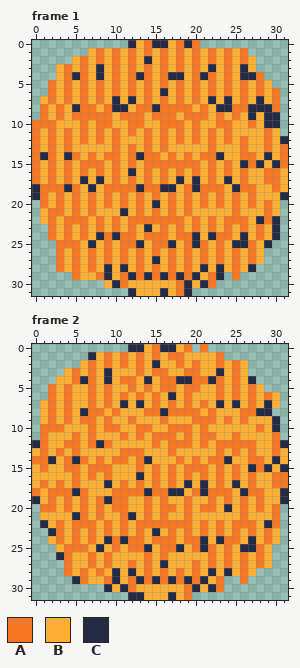
Two states of a pixel-art file, raw/environment-spot.aseprite. That is the earlier state.
32x32 pixels, 2 frames. Shown: frame 1, frame 2.
Visible layers, top first: "firedetails", "firebg".
Palette (. is transparent): A #f77622  B #feae34  C #262b44
Pixels before, frame 1, first column x 0:
 0 ............CBACCBACA...........
 1 .......BABABABABABABABABABA.....
 2 .....BABABABABCBABABABABABAB....
 3 ...BABABCBABABABABABABCBABCB....
 4 ...BACABCBABACABACCBACABABCCA...
 5 ..ABABABABABABABABABABABABABAB..
 6 ..ABABABABABABABCBABABABABABABA.
 7 .BABABABABCBCBABABABABCBCBABCBA.
 8 .ABABCAABACCBAACAAAABABCCAACCCA.
 9 .ABABAAAAABAAABAAABAAABABABCBCC.
10 AAABBBABAABBAABBAAABABBAABBABCC.
11 ABABABABABABABABABABABABABBBBAB.
12 ABABABABABABBBABABABABABABABBABC
13 ABABABBBBBABABABABBBBBABBBABBABA
14 ACABCABABAABACAABABABAACBBAABCBA
15 ABABABAAABABABAAAAAAABABABCACBCA
16 ABABABABABABCBABABABABABABABBAAB
17 ABABABCBCBABABABABCBCBABCBABBAAB
18 CAAACABCBAAAACAACCBACAAABCAABBAB
19 CABABABABABABABABABABABABABABBBC
20 .ABABABABABABABCBABABABABABABAB.
21 .BAABABABBBCBABABABABBBBBABBBAB.
22 .BABAAABABABAAAAAAABABABAAABCAC.
23 ..ABABABABABABCBABABABABABABABC.
24 ..ABABABCACAABAAABAACBCAABCBABC.
25 ...AAABCBABAACBAACBACABABCCABC..
26 ...ABABABABABABABABABABABABAB...
27 ...ABABABABABABCBABABABABABAB...
28 ...ABABABCBCBABABABABCBCBABC....
29 .....ABBACBACACACACACBAC.A......
30 .........BCABBBBBBACBCA.........
31 ............CBBBCBAC............
Pixels before, frame 2, first column x 0:
 0 ............CCBACCBA.A..........
 1 .......CBABABABABAABBBBA........
 2 ......BABABABABCBBABABBABAB.....
 3 ....BABABCBBBABAABBAABBCBAB.....
 4 ...BBACABCBAABCBAACCAACABABC....
 5 ..ABABBABABBABABAABAABBABABAB...
 6 ..ABABBABABABABABCBABBBABABABAB.
 7 .BABABBABABCBCBABABABABCBCBABCB.
 8 .BABABCAABABBBAACAAAABABBBAACC..
 9 .BABABAABABBABBBABBBAAABABABBBC.
10 .AAABBBABAABBAABBAAABABBBBBBABC.
11 .ABBBABABBBABABAAABABAABBABBBBA.
12 CABBAABACABBBBBABAAABABAAAAABBAC
13 BABABABBBBBAAABBBABBBBBABABABBAB
14 AACBACABABAABACBBBABABAACBBAABCB
15 BABBAABAAABBBABABABAAABABABCACBC
16 BBBBBABABABBBCBABABABABABABABBAA
17 BABABABBBCBABABABABCBCBABCBABBAA
18 ABAAACABBBAAAACAACCBACAAABCAABBC
19 CBABABABACAABBABABBABBABABABABBC
20 .AABABABABAABBABAABABAABCBABABA.
21 .BBBBCABABBACBABABBABBBBBBABBBA.
22 .CBABAAABABABAAAAAAABABABAAABCA.
23 ..CABABABABABABCBABABABABABABAB.
24 ..BABABABCACAABAAABAACBCAABCBAB.
25 ...BAAABCBABAACBAACBACABABCCAB..
26 ...CABBABABBBBABABBBBBABABABAB..
27 ....ABBABABBABABCBBBABABABABAB..
28 ....ABABABCBCBABABABABCBCBAB....
29 .....CABBACBACACACACACBA..A.....
30 .........CBCABBBBBBACBCA........
31 ............CCBBBCBA............
New version:
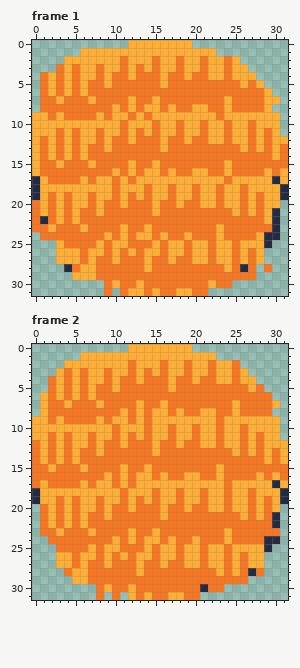
The author wrote: trying to make a better fire ground animation, but still not great
The exact change:
layer "firedetails - flames" added
Frame 1, layers "firedetails - flames", "firedetails":
y 0: x 12 C -> B; x 14..16 ACC -> BBB; x 18..20 ACA -> BB.
y 1: x 6 . -> B; x 8 A -> B; x 10 A -> B; x 12 A -> B; x 14 A -> B; x 16 A -> B; x 18 A -> B; x 20 A -> B; x 22..26 ABABA -> B....
y 2: x 4 . -> B; x 6 A -> B; x 8 A -> B; x 10..12 ABA -> BAB; x 14..16 CBA -> BAB; x 20..22 ABA -> BAB; x 26..27 AB -> ..
y 3: x 3..6 BABA -> ABAB; x 8 C -> A; x 10..16 ABABABA -> BABABAB; x 20..22 ABC -> BAB; x 26..27 CB -> B.
y 4: x 1..6 ..BACA -> ABABAB; x 8 C -> A; x 11..13 BAC -> ABA; x 15..18 BACC -> ABAA; x 21..22 CA -> AB; x 26..28 CCA -> BB.
y 5: x 1..7 .ABABAB -> ABABABA; x 11 B -> A; x 13 B -> A; x 15..17 BAB -> ABA; x 19 B -> A; x 21 B -> A; x 23 B -> A; x 25..29 BABAB -> ABAB.
y 6: x 1..7 .ABABAB -> ABABABA; x 9 B -> A; x 11 B -> A; x 13 B -> A; x 15..17 BCB -> AAA; x 19 B -> A; x 21 B -> A; x 23 B -> A; x 25 B -> A; x 27 B -> A; x 30 A -> .
y 7: x 1 B -> A; x 5 B -> A; x 9..13 BCBCB -> AAABA; x 17 B -> A; x 19 B -> A; x 21..25 BCBCB -> AAABA; x 27..28 BC -> AA; x 30 A -> B
y 8: x 2 B -> A; x 4..5 BC -> AA; x 8 B -> A; x 10..11 CC -> BA; x 14..15 AC -> BB; x 17 A -> B; x 21..24 ABCC -> BAAB; x 27..30 CCCA -> AAB.
y 9: x 0..4 .ABAB -> BBABA; x 8 A -> B; x 11 A -> B; x 13..17 ABAAA -> BABBB; x 19..21 AAA -> BBB; x 25 A -> B; x 27 C -> B; x 29..30 CC -> BB
y 10: x 0..2 AAA -> BBB; x 6 A -> B; x 8..9 AA -> BB; x 11..13 BAA -> ABB; x 15..17 BAA -> ABB; x 20..21 AB -> BA; x 23 A -> B; x 29..30 CC -> BB
y 11: x 0 A -> B; x 2..6 ABABA -> BABAB; x 10..16 ABABABA -> BABABAB; x 20..22 ABA -> BAB; x 27 B -> A
y 12: x 0..6 ABABABA -> BABABAB; x 11 B -> A; x 13 B -> A; x 15..17 BAB -> ABA; x 21..22 BA -> AB; x 26..27 AB -> BA; x 31 C -> B
y 13: x 0..5 ABABAB -> BABABA; x 7..8 BB -> AA; x 11 B -> A; x 13 B -> A; x 15..21 BABBBBB -> ABAAAAA; x 23..27 BBBAB -> AAABA
y 14: x 0..4 ACABC -> BABAB; x 8 B -> A; x 11 B -> A; x 13 C -> A; x 16 B -> A; x 18 B -> A; x 20 B -> A; x 23..25 CBB -> AAA; x 28..29 BC -> AA
y 15: x 0..1 AB -> BA; x 5 B -> A; x 7 A -> B; x 9 B -> A; x 11..13 BAB -> ABA; x 15 A -> B; x 21 B -> A; x 23..26 BABC -> ABAA; x 28..30 CBC -> AAA
y 16: x 0..1 AB -> BA; x 3 B -> A; x 5 B -> A; x 7 B -> A; x 9..14 BABCBA -> ABABAB; x 19..20 BA -> AB; x 23..25 BAB -> ABA; x 27..29 BBA -> AAB
y 17: x 0 A -> C; x 3 B -> A; x 5..8 BCBC -> ABAB; x 14 A -> B; x 16 A -> B; x 18 C -> B; x 20 C -> B; x 22 A -> B; x 24 C -> A; x 26 A -> B; x 29..30 AA -> BC
y 18: x 1..5 AAACA -> BBBBB; x 7 C -> B; x 9 A -> B; x 11..13 AAC -> BBB; x 15..17 ACC -> BBA; x 19..22 ACAA -> BABB; x 25 C -> B; x 27 A -> B; x 30..31 AB -> BC
y 19: x 1..5 ABABA -> BABAB; x 9..15 ABABABA -> BABABAB; x 19..21 ABA -> BAB; x 25..28 ABAB -> BABA
y 20: x 0..5 .ABABA -> ABABAB; x 10..12 BAB -> ABA; x 14..16 BCB -> ABA; x 20..21 BA -> AB; x 25..29 ABABA -> BABAB
y 21: x 0 . -> A; x 3..6 ABAB -> BABA; x 9..12 BBCB -> AAAA; x 14..16 BAB -> ABA; x 18 B -> A; x 20..26 BBBBBAB -> AAAAABA; x 28..30 BAB -> ABC
y 22: x 0..1 .B -> AC; x 5 A -> B; x 7 B -> A; x 9 B -> A; x 11 B -> A; x 19 B -> A; x 21 B -> A; x 23 B -> A; x 27..29 BCA -> AAB
y 23: x 0..3 ..AB -> AABA; x 5..7 BAB -> ABA; x 9 B -> A; x 13..15 BCB -> ABA; x 17 B -> A; x 19 B -> A; x 21 B -> A; x 25 B -> A; x 27 B -> A; x 29 B -> A
y 24: x 1 . -> A; x 3 B -> A; x 5 B -> A; x 7..11 BCACA -> AABAB; x 14 A -> B; x 16..17 AB -> BA; x 19..23 ACBCA -> BAAAB; x 25..29 BCBAB -> AAABC
y 25: x 3 A -> B; x 6..7 BC -> AA; x 11 A -> B; x 13..15 CBA -> AAB; x 17 C -> B; x 20..23 CABA -> BBAB; x 25..27 CCA -> ABB
y 26: x 3 A -> B; x 5..7 ABA -> BAB; x 15..17 ABA -> BAB; x 21..23 ABA -> BAB
y 27: x 3 A -> B; x 5..8 ABAB -> BABA; x 12 B -> A; x 15..18 CBAB -> AABA; x 21..23 ABA -> BAB
y 28: x 3..4 AB -> .C; x 7..12 ABCBCB -> BAAAAA; x 16 B -> A; x 18 B -> A; x 20..23 BCBC -> AAAA; x 26..27 BC -> CA; x 29 . -> A
y 29: x 5 A -> B; x 9..10 CB -> AA; x 12 C -> A; x 14 C -> A; x 16 C -> A; x 18 C -> A; x 20..21 CB -> AA; x 23..24 C. -> AA; x 26..27 .. -> AA
y 30: x 9..10 BC -> AB; x 12 B -> A; x 14..17 BBBB -> AAAA; x 19..24 CBCA.. -> AAABAA
y 31: x 9 . -> A; x 11..12 .C -> AB; x 14 B -> A; x 16..21 CBAC.. -> AABBAA
Frame 2, layers "firedetails - flames", "firedetails":
y 0: x 12..13 CC -> BB; x 15..17 ACC -> BBB; x 19 A -> B; x 21 A -> .
y 1: x 6..7 .C -> BB; x 9 A -> B; x 11 A -> B; x 13 A -> B; x 15 A -> B; x 17..18 AA -> BB; x 23 A -> .
y 2: x 4..5 .. -> BB; x 7 A -> B; x 9 A -> B; x 11..13 ABA -> BAB; x 15..16 CB -> BA; x 18..20 ABA -> BAB; x 22..23 BA -> AB; x 26 B -> .
y 3: x 3..7 .BABA -> BABAB; x 9 C -> A; x 12..15 BABA -> ABAB; x 20 A -> B; x 22..23 BC -> AB
y 4: x 2 . -> A; x 4..7 BACA -> ABAB; x 9 C -> A; x 14..15 CB -> AA; x 17..20 ACCA -> BAAB; x 22..23 CA -> AB; x 27 C -> B
y 5: x 6..8 BAB -> ABA; x 11 B -> A; x 13 B -> A; x 15 B -> A; x 17..18 AB -> BA; x 21..22 BB -> AA; x 24 B -> A; x 26..28 BAB -> ABA
y 6: x 1 . -> B; x 6..8 BAB -> ABA; x 10 B -> A; x 12 B -> A; x 14 B -> A; x 16..18 BCB -> AAA; x 20..22 BBB -> AAA; x 24 B -> A; x 26 B -> A; x 28 B -> A; x 30 B -> .
y 7: x 3..6 BABB -> ABAA; x 10..14 BCBCB -> AAABA; x 18 B -> A; x 20 B -> A; x 22..26 BCBCB -> AAABA; x 28..29 BC -> AA
y 8: x 3 B -> A; x 5..6 BC -> AA; x 9 B -> A; x 12 B -> A; x 15..16 AC -> BB; x 18 A -> B; x 22..24 ABB -> BAA; x 28..29 CC -> AA
y 9: x 0 . -> B; x 5 B -> A; x 14 B -> A; x 16 A -> B; x 20..24 AAABA -> BBBAB; x 26 A -> B; x 30 C -> B
y 10: x 0..3 .AAA -> BBBB; x 7 A -> B; x 9 A -> B; x 13 A -> B; x 18..21 AABA -> BBAB; x 23 B -> A; x 26 B -> A; x 28 A -> B; x 30 C -> B
y 11: x 0..2 .AB -> BBA; x 4..5 BA -> AB; x 10..16 BABABAA -> ABABABB; x 19..23 ABAAB -> BABBA; x 25..26 AB -> BA; x 28 B -> A; x 30 A -> B
y 12: x 0..2 CAB -> ABA; x 5 A -> B; x 8 C -> B; x 10 B -> A; x 12..16 BBBAB -> AAABA; x 18 A -> B; x 20..21 BA -> AB; x 24..25 AA -> BB; x 27..28 AB -> BA; x 30..31 AC -> BB
y 13: x 0..7 BABABABB -> ABABABAA; x 9..10 BB -> AA; x 14 B -> A; x 16 B -> A; x 18..22 BBBBB -> AAAAA; x 24..28 BABAB -> ABABA
y 14: x 1..2 AC -> BA; x 5 C -> B; x 7 B -> A; x 9 B -> A; x 12 B -> A; x 14..17 CBBB -> AAAA; x 19 B -> A; x 21 B -> A; x 24..26 CBB -> AAA; x 30 C -> A
y 15: x 0 B -> A; x 3 B -> A; x 10 B -> A; x 12 B -> A; x 16 B -> A; x 18 B -> A; x 22..24 BAB -> ABA; x 26..27 BC -> AA; x 29..31 CBC -> AAA
y 16: x 0..4 BBBBB -> AAAAA; x 6 B -> A; x 8..10 BAB -> ABA; x 12..13 BC -> AB; x 18..19 BA -> AB; x 22..24 BAB -> ABA; x 26 B -> A; x 29..30 BA -> AB
y 17: x 0..2 BAB -> ABA; x 4 B -> A; x 7 B -> A; x 9..13 CBABA -> BABAB; x 15 A -> B; x 17 A -> B; x 19 C -> B; x 21 C -> B; x 23..25 ABC -> BAB; x 27 A -> B; x 30..31 AA -> CB
y 18: x 0 A -> C; x 2..6 AAACA -> BBBBB; x 10 A -> B; x 12..14 AAC -> BBB; x 16..18 ACC -> BBA; x 20..23 ACAA -> BABB; x 26 C -> B; x 28 A -> B
y 19: x 2..6 ABABA -> BABAB; x 9..10 CA -> BB; x 13..16 BABA -> ABAB; x 18..19 BA -> AB; x 21..22 BA -> AB; x 26..29 ABAB -> BABA
y 20: x 2..6 ABABA -> BABAB; x 13 B -> A; x 15..16 BA -> AB; x 18..20 BAB -> ABA; x 22 A -> B; x 24 C -> A; x 26..30 ABABA -> BABAB
y 21: x 1 B -> A; x 3 B -> A; x 5..7 CAB -> ABA; x 10 B -> A; x 12..13 CB -> AA; x 15..18 BABB -> ABAA; x 20..27 BBBBBBAB -> AAAAAABA; x 29..30 BA -> AC
y 22: x 1 C -> A; x 6 A -> B; x 8 B -> A; x 10 B -> A; x 12 B -> A; x 20 B -> A; x 22 B -> A; x 24 B -> A; x 28..30 BCA -> AAC
y 23: x 1..4 .CAB -> AABA; x 6..8 BAB -> ABA; x 10 B -> A; x 14..16 BCB -> ABA; x 18 B -> A; x 20 B -> A; x 22 B -> A; x 26 B -> A; x 28 B -> A; x 30 B -> A
y 24: x 2 B -> A; x 4 B -> A; x 6 B -> A; x 8..12 BCACA -> AABAB; x 15 A -> B; x 17..18 AB -> BA; x 20..24 ACBCA -> BAAAB; x 26..30 BCBAB -> AAACC
y 25: x 3 B -> A; x 8 C -> A; x 10..11 AB -> BA; x 14..18 CBAAC -> BABBA; x 20..22 ACA -> BAB; x 26..29 CCAB -> BBBC
y 26: x 3..5 CAB -> BBA; x 7..10 ABAB -> BABA; x 12 B -> A; x 14..16 ABA -> BAB; x 18 B -> A; x 21..22 BA -> AB; x 28..29 AB -> B.
y 27: x 3..5 .AB -> BBA; x 8..11 BABB -> ABAA; x 15..18 BCBB -> ABAA; x 20..22 ABA -> BAB; x 28..29 AB -> B.
y 28: x 6..7 AB -> BA; x 9..12 BCBC -> AAAA; x 15 B -> A; x 17 B -> A; x 19 B -> A; x 21..22 BC -> AA; x 24 C -> A; x 27..28 B. -> CA
y 29: x 5..8 CABB -> BBAA; x 10..11 CB -> AA; x 13 C -> A; x 15 C -> A; x 17 C -> A; x 19 C -> A; x 21..22 CB -> AA; x 24..25 .. -> AA
y 30: x 8..18 .CBCABBBBBB -> ABAABAAAAAA; x 20..22 CBC -> ACA
y 31: x 8 . -> A; x 10 . -> A; x 12..13 CC -> BA; x 15..17 BBC -> AAB; x 20 . -> A
Boxes around the changes in both pictures, in picture pixels (x1, y1, x2, y2):
changed: (32, 40, 288, 296)
changed: (32, 344, 288, 600)
